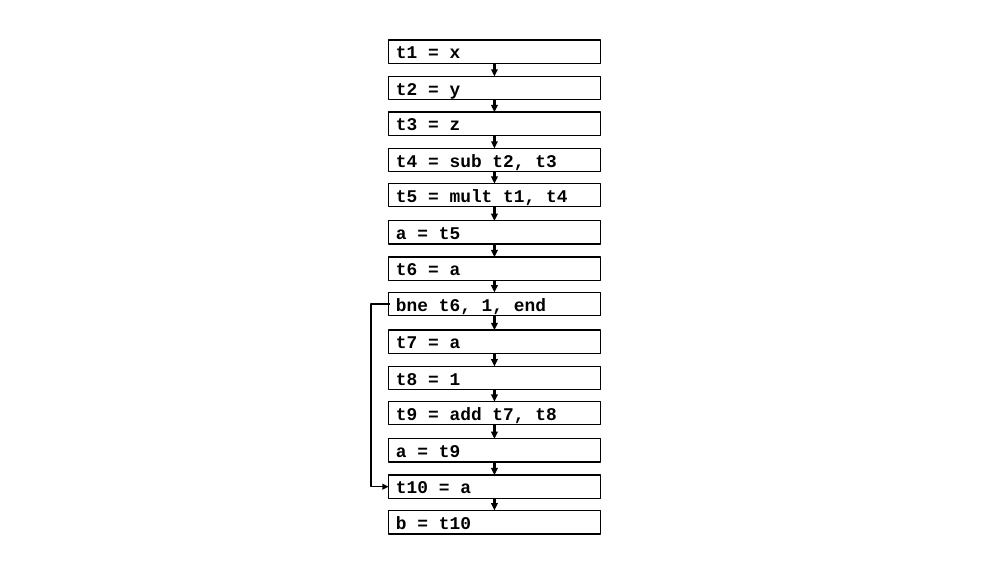
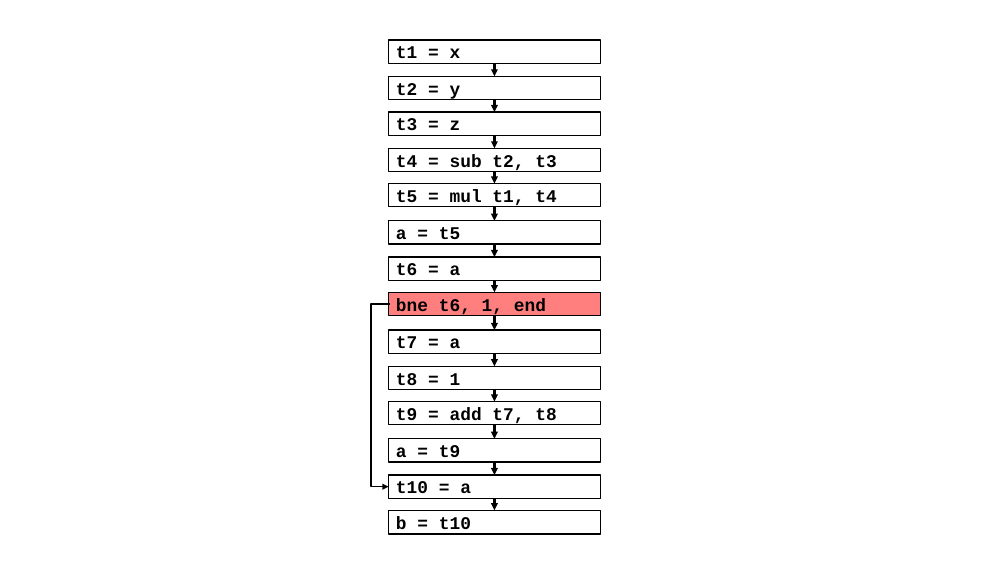
Before and after one commit to nivshani/compilation, a slide deck: slide 10 of slides/register_allocation.pptx (slide 8 before the commit). Drawn at 1008x567 pixels with LibreOffice and Linux fonts; fonts in the diff are those of the drawing. Boxes give left, top, right and bottom in pixels: in the first picture for what was removed or moved away, otherwise in the second. Text is boxed around its words. In the diff, an @@ line names an element or a change of style, - is before the commit and + after.

```diff
--- a/slides/register_allocation.pptx
+++ b/slides/register_allocation.pptx
@@ text in rectangle at box(396, 189, 556, 207): text changed @@
-t5 = mult t1, t4
+t5 = mul t1, t4
@@ rectangle "bne t6, 1, end" at box(389, 293, 600, 316): fill #FFFFFF to #FF0000 at 50% opacity @@
```
Also in this commit, not shown: 37 other slides changed, 7 slides added, 3 slides removed, 1 other file.
